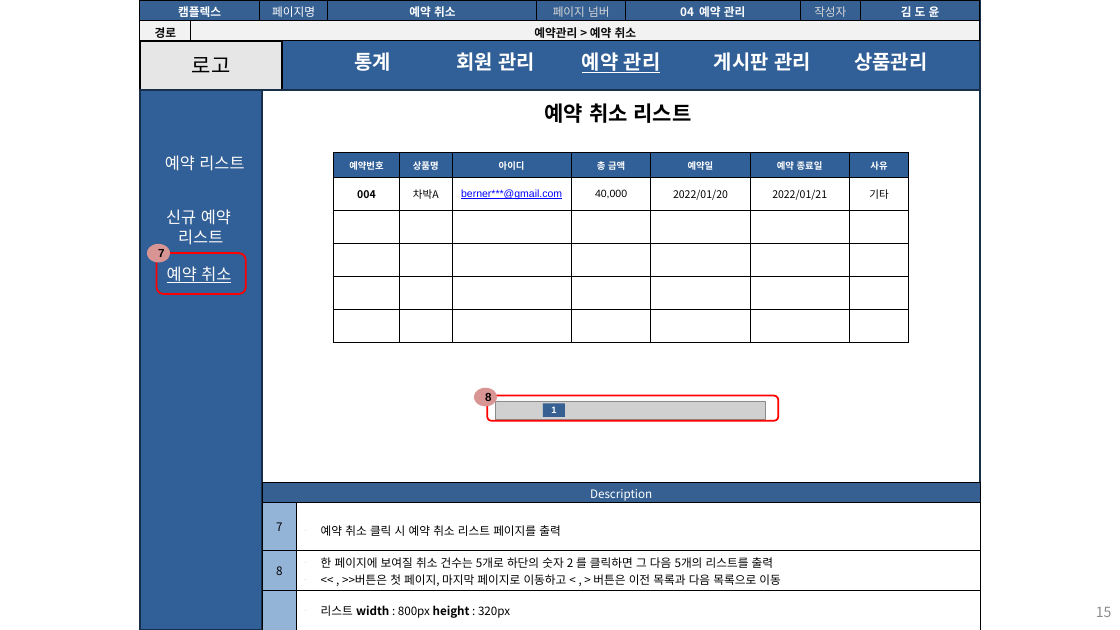
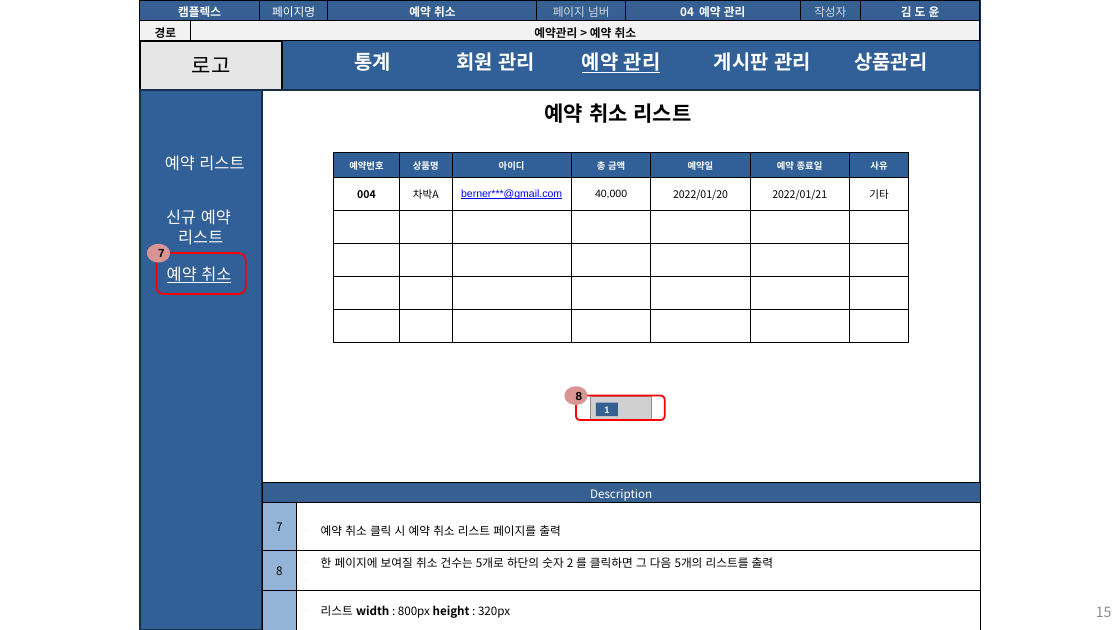
Before and after one commit to seoulsudal/CamFlexProject, a slide deck: slide 15 of 프로젝트 산출물/9. 스토리보드/캠플렉스 관리자_스토리보드.pptx. Drawn at 1120x630 pixels with LibreOffice and Linux fonts; fonts in the diff are those of the drawing; grey boxes stand for pictures. Boxes give left, top, right and bottom in pixels: in the first picture for what was removed or moved away, otherwise in the second. Text is boxed around its words. In the diff, an @@ line names an element or a change of style, - is before the commit and + after.

Commit message:
관리자 메인페이지 수정완료, 요구사항 스토리보드 수정중..

```diff
--- a/프로젝트 산출물/9. 스토리보드/캠플렉스 관리자_스토리보드.pptx
+++ b/프로젝트 산출물/9. 스토리보드/캠플렉스 관리자_스토리보드.pptx
@@ ellipse "8": place and size @@
-ellipse "8" at (474, 388, 497, 407)
+ellipse "8" at (565, 386, 587, 405)
@@ rounded rectangle: place and size @@
-rounded rectangle at (487, 396, 778, 421)
+rounded rectangle at (576, 396, 665, 420)
@@ picture: place and size @@
-picture at (495, 401, 765, 419)
+picture at (591, 397, 651, 420)
@@ rectangle "1": place and size @@
-rectangle "1" at (543, 403, 565, 417)
+rectangle "1" at (596, 402, 618, 416)
@@ table at (262, 482, 981, 630) @@
-row 3, column 2: 한 페이지에 보여질 취소 건수는 5개로 하단의 숫자 2 를 클릭하면 그 다음 5개의 리스트를 출력 / << , >>버튼은 첫 페이지, 마지막 페이지로 이동하고 < , > 버튼은 이전 목록과 다음 목록으로 이동
+row 3, column 2: 한 페이지에 보여질 취소 건수는 5개로 하단의 숫자 2 를 클릭하면 그 다음 5개의 리스트를 출력
```
Also in this commit, not shown: 13 other slides changed, 11 other files.
